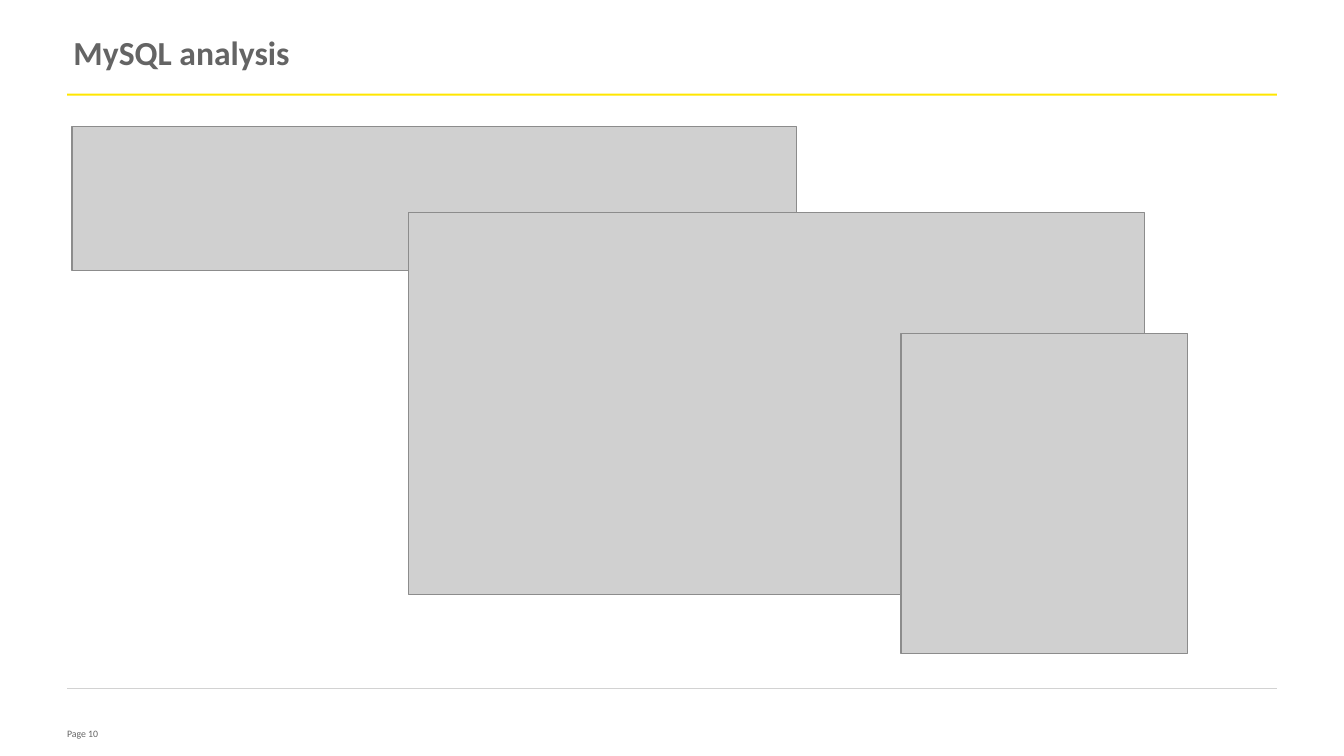
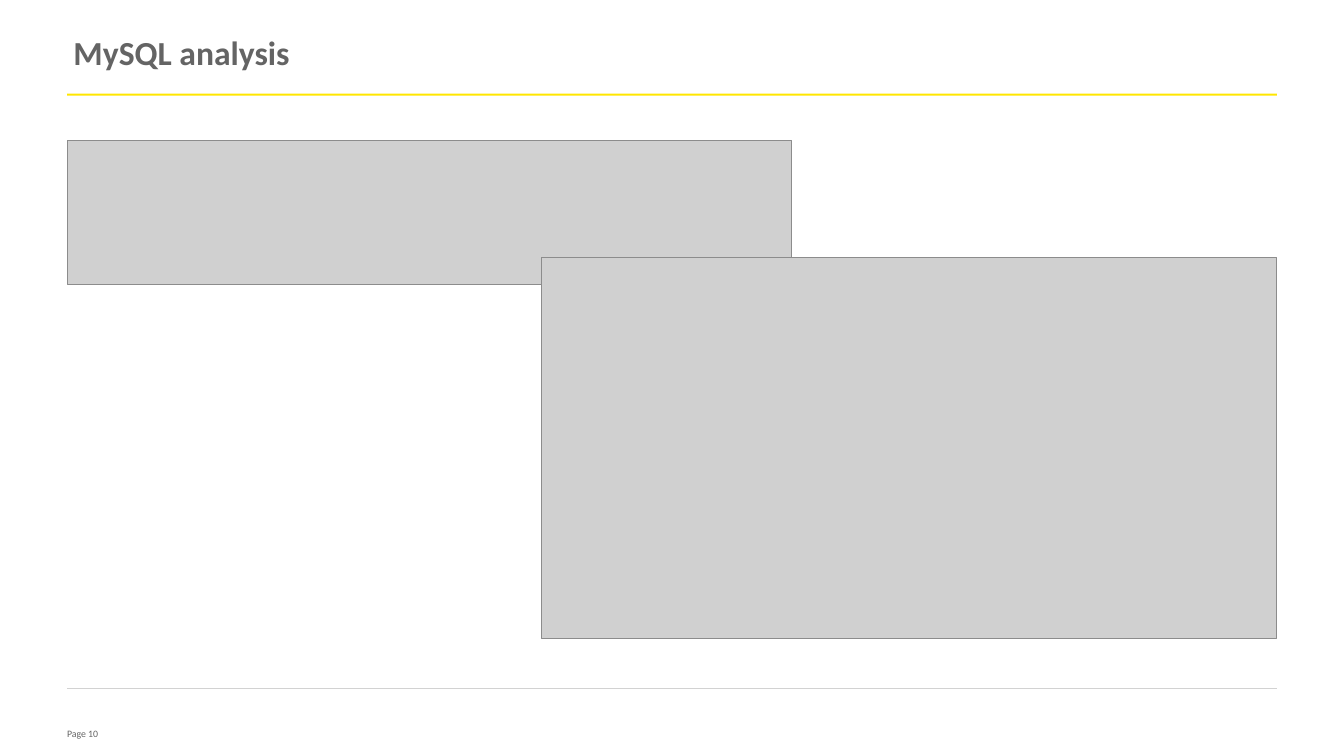
Before and after one commit to andreaevrard/EY_data_mid_bootcamp_project-regression_group_2, a slide deck: slide 10 of Presentación modelo de regresión - Mid Bootcamp Project.pptx. Drawn at 1344x756 pixels with LibreOffice and Linux fonts; fonts in the diff are those of the drawing; grey boxes stand for pictures; background and template pictures are left out. Boxes give left, top, right and bottom in pixels: in the first picture for what was removed or moved away, otherwise in the second. Text is boxed around its words. In the diff, an @@ line names an element or a change of style, - is before the commit and + after.

```diff
--- a/Presentación modelo de regresión - Mid Bootcamp Project.pptx
+++ b/Presentación modelo de regresión - Mid Bootcamp Project.pptx
@@ picture moved from (x1=72, y1=127, x2=797, y2=271) to (x1=68, y1=140, x2=792, y2=284) @@
@@ picture moved from (x1=408, y1=213, x2=1144, y2=594) to (x1=541, y1=257, x2=1277, y2=638) @@
@@ picture removed at (x1=901, y1=334, x2=1188, y2=653) @@
```
Also in this commit, not shown: 2 other slides changed.
